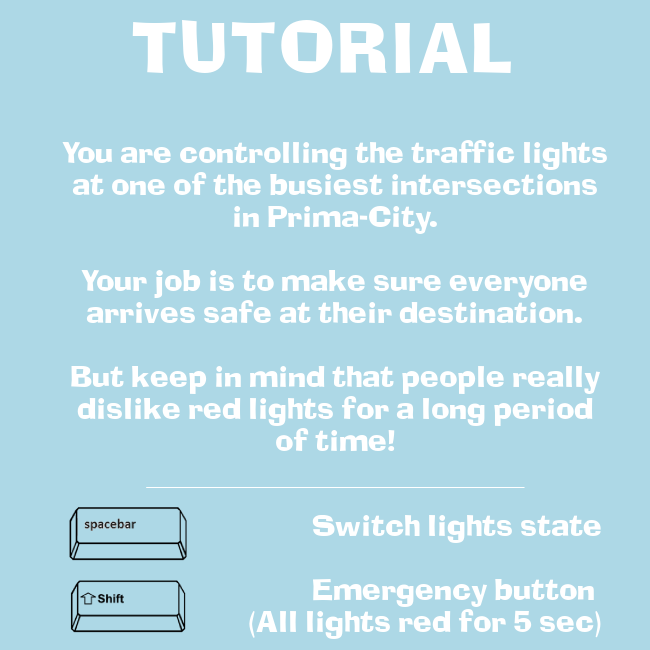
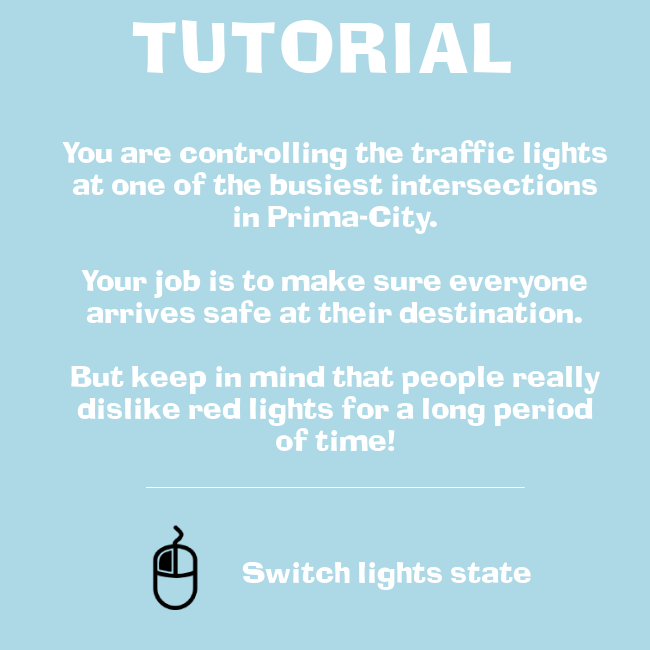
The second 650px x 650px image is a revision of the first. Changes to its layers:
removed layer "Eingefügte Ebene #1" over (70, 580, 186, 633)
renamed "Eingefügte Ebene" to "mouse-left-click-icon-15056.png", painted on it over (69, 507, 198, 610)
painted on "Switch lights state ..." over (242, 515, 601, 639)
